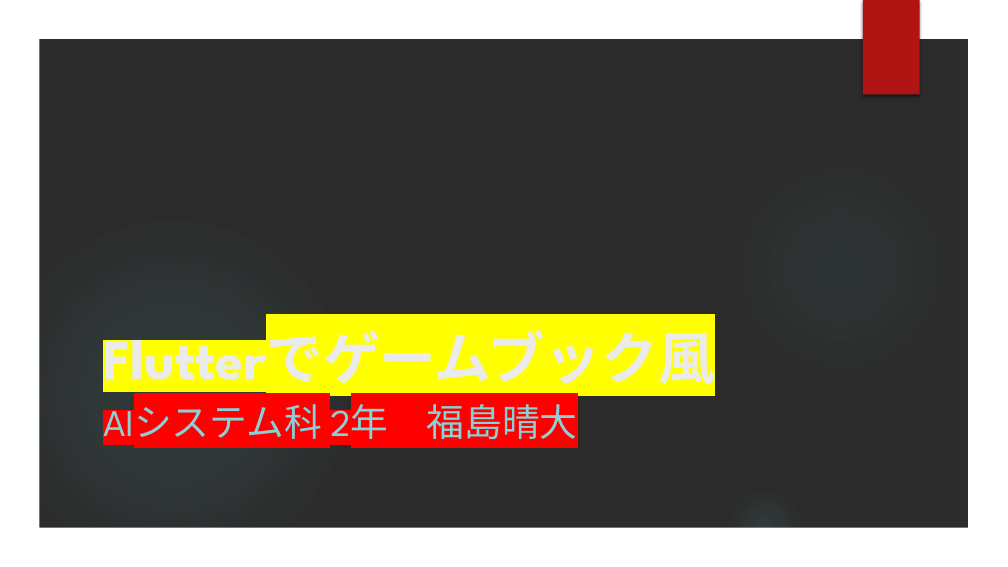
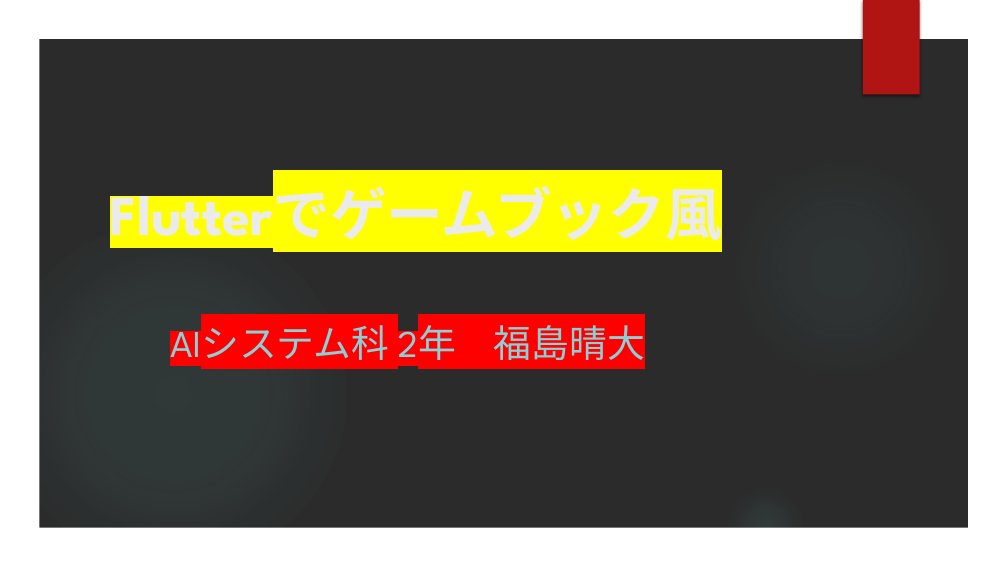
Before and after one commit to Haruto0922/flutterMock, a slide deck: slide 1 of プレゼン資料/ぱわぽ.pptx. Drawn at 1008x567 pixels with LibreOffice and Linux fonts; fonts in the diff are those of the drawing; background and template pictures are left out; a plain dark background stands for a picture behind light text. Boxes give left, top, right and bottom in pixels: in the first picture for what was removed or moved away, otherwise in the second. Text is boxed around its words. In the diff, an @@ line names an element or a change of style, - is before the commit and + after.

```diff
--- a/プレゼン資料/ぱわぽ.pptx
+++ b/プレゼン資料/ぱわぽ.pptx
@@ title "Flutterでゲームブック風": place and size @@
-title "Flutterでゲームブック風" at <box>103,323,715,397</box>
+title "Flutterでゲームブック風" at <box>110,178,722,252</box>
@@ subtitle "AIシステム科 2年 福島晴大": place and size @@
-subtitle "AIシステム科 2年 福島晴大" at <box>103,398,578,448</box>
+subtitle "AIシステム科 2年 福島晴大" at <box>170,319,645,369</box>
```
Also in this commit, not shown: 4 other slides changed, 5 other files.
